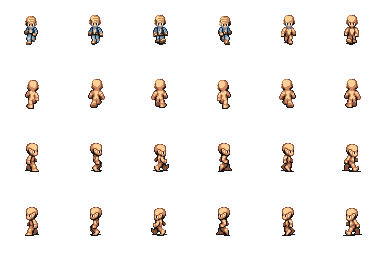
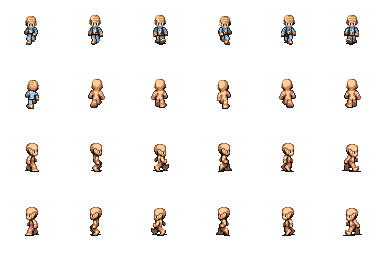
Before/after of a 384x256 layered artwork. What changed in the layer stack:
painted on "Layer 2" over bbox(348, 22, 356, 30)
painted on "Layer 4" over bbox(26, 27, 359, 99)
painted on "Layer 3" over bbox(28, 34, 356, 108)
painted on "Layer 1" over bbox(26, 16, 358, 108)
